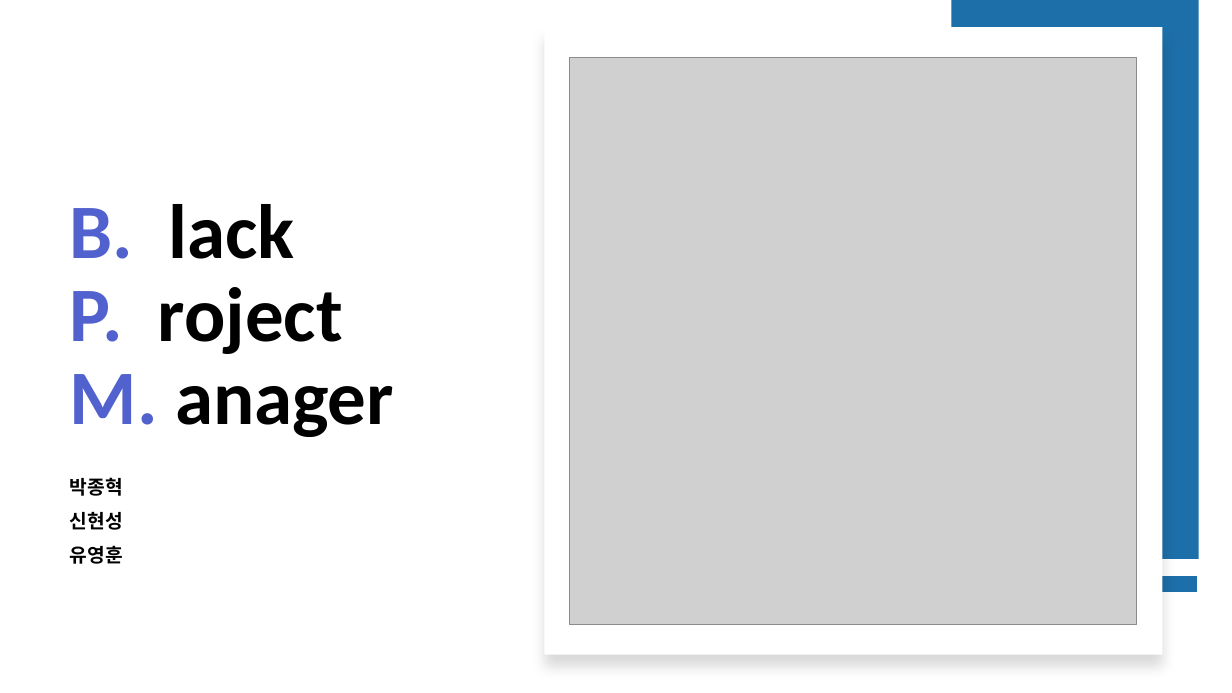
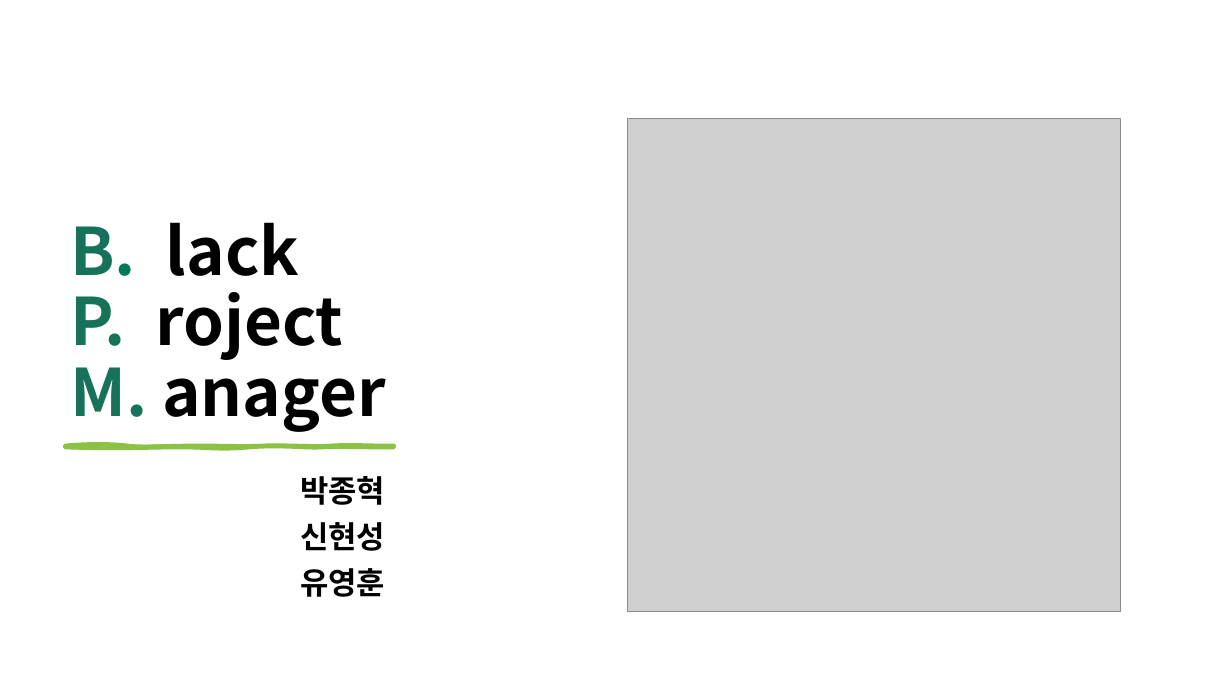
Before and after one commit to ShinHyeonSeong/Final, a slide deck: slide 1 of 기획 UI/A조 프로토타입 발표.pptx. Drawn at 1232x693 pixels with LibreOffice and Linux fonts; fonts in the diff are those of the drawing; grey boxes stand for pictures. Boxes give left, top, right and bottom in pixels: in the first picture for what was removed or moved away, otherwise in the second. Text is boxed around its words. In the diff, an @@ line names an element or a change of style, - is before the commit and + after.

```diff
--- a/기획 UI/A조 프로토타입 발표.pptx
+++ b/기획 UI/A조 프로토타입 발표.pptx
@@ rectangle removed at (544,27,1163,654) @@
@@ rectangle removed at (952,0,1200,559) @@
@@ title "B. lack P. roject M. ..." at (70,222,386,432): size 60 to 51 pt, font Calibri to Noto Sans CJK KR; text colour #5161CE to #16745A in "B. P. M."; text colour #5161CE to #017A59 in "B." @@
@@ picture: place and size @@
-picture at (570,57,1137,624)
+picture at (628,118,1120,611)
@@ freeform shape added at (65,445,394,447), fill #8BC145, outline #8BC145 3 pt @@
@@ text "박종혁": place and size @@
-text "박종혁" at (70,477,123,564)
+text "박종혁" at (300,476,385,597)
@@ text "박종혁" at (300,476,385,597): size 15 to 24 pt, font Calibri to Noto Sans CJK KR @@
@@ line removed from (1198, 584) to (952, 584) @@
```
Also in this commit, not shown: 11 other slides changed, 1 slide added.
